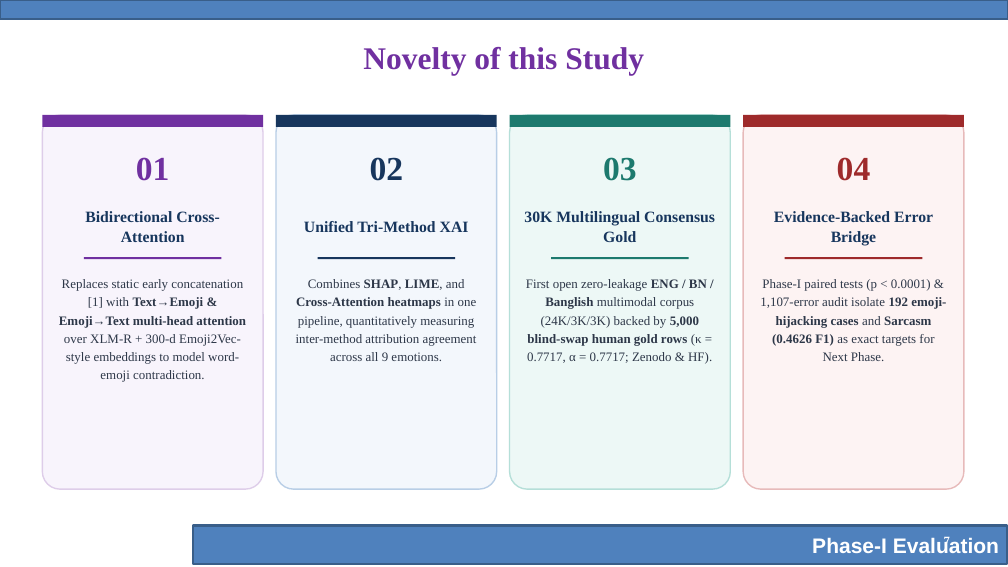
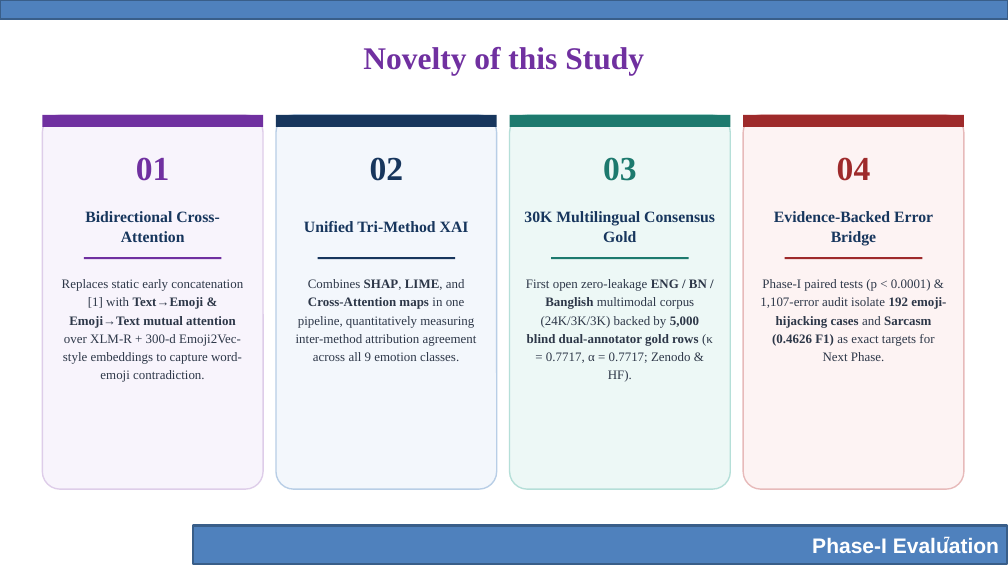
Before and after one commit to ragibcs/AffectFusion, a slide deck: slide 7 of docs/phase_1/AffectFusion_Phase-I_Evaluation.pptx. Drawn at 1008x567 pixels with LibreOffice and Linux fonts; fonts in the diff are those of the drawing; background and template pictures are left out. Boxes give left, top, right and bottom in pixels: in the first picture for what was removed or moved away, otherwise in the second. Text is boxed around its words. In the diff, an @@ line names an element or a change of style, - is before the commit and + after.

Commit message:
Finalize submission-ready Phase-I report, slides, and 11-step methodology diagram

```diff
--- a/docs/phase_1/AffectFusion_Phase-I_Evaluation.pptx
+++ b/docs/phase_1/AffectFusion_Phase-I_Evaluation.pptx
@@ text at box(62, 279, 243, 382): text changed @@
-Replaces static early concatenation [1] with Text→Emoji & Emoji→Text multi-head attention over XLM-R + 300-d Emoji2Vec-style embeddings to model word-emoji contradiction.
+Replaces static early concatenation [1] with Text→Emoji & Emoji→Text mutual attention over XLM-R + 300-d Emoji2Vec-style embeddings to capture word-emoji contradiction.
@@ text at box(296, 279, 477, 361): text changed @@
-Combines SHAP, LIME, and Cross-Attention heatmaps in one pipeline, quantitatively measuring inter-method attribution agreement across all 9 emotions.
+Combines SHAP, LIME, and Cross-Attention maps in one pipeline, quantitatively measuring inter-method attribution agreement across all 9 emotion classes.
@@ text at box(526, 279, 713, 382): text changed @@
-First open zero-leakage ENG / BN / Banglish multimodal corpus (24K/3K/3K) backed by 5,000 blind-swap human gold rows (κ = 0.7717, α = 0.7717; Zenodo & HF).
+First open zero-leakage ENG / BN / Banglish multimodal corpus (24K/3K/3K) backed by 5,000 blind dual-annotator gold rows (κ = 0.7717, α = 0.7717; Zenodo & HF).
```
Also in this commit, not shown: 12 other slides changed, 2 other files.
